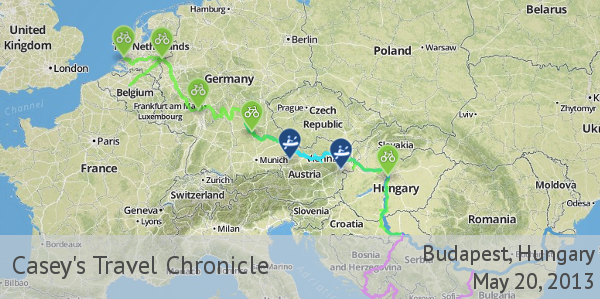
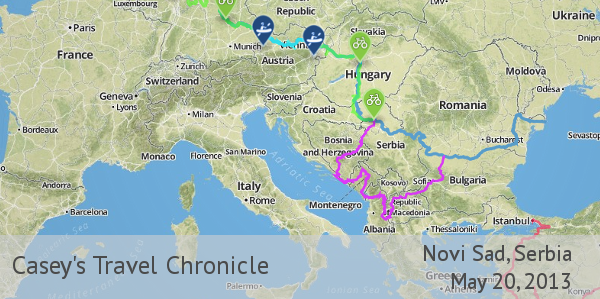
Layered file, before and after one edit (600x299). Changes by layer:
renamed "Budapest, Hungary ..." to "Novi Sad, Serbia ...", painted on it over (x1=424, y1=245, x2=595, y2=293)
added layer "Pasted Layer" above "Pasted Layer #1" over (x1=0, y1=0, x2=600, y2=299)
